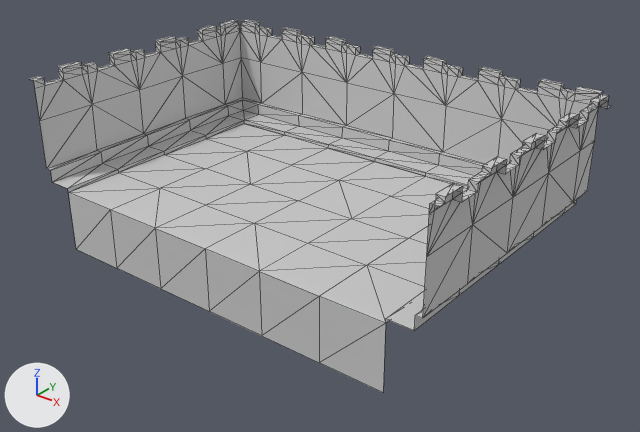
The FBX model Assets/EnvironmentArt/Kitchen.FBX as it was, and as the next commit left it.
Both versions are drawn from a 50 mm lens placed at (7.93, -9.4, 5.69), pointed at (0.29, 0.16, -0.23). Every picture has the same lights, and +X, +Y and +Z are marked at lower left. Mesh edges are drawn as thin lines. Where no turn or scale is listed for an object, it has been applied to the vertices.

Names of what the first picture shows: 'Environment'.
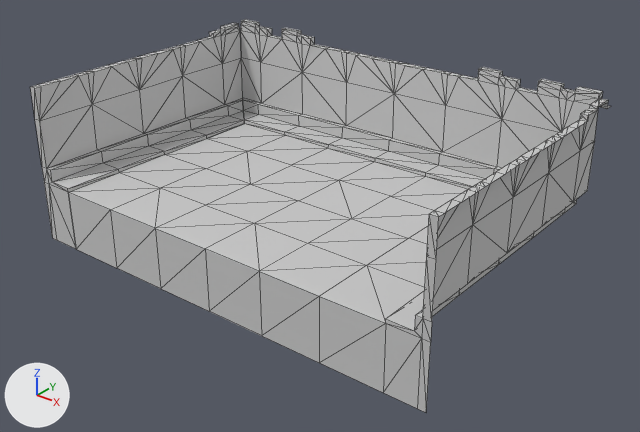
Location of each change, (x1, y1, x2, y2) in pixels of the pictures (640 x 432 px):
'Environment', reshaped
    before: (31, 19, 611, 392)
    after: (30, 19, 611, 413)
part 1 of me_mesh, cut back
    before: (31, 20, 611, 323)
    after: (30, 23, 611, 413)

Patch to the scene script:
```diff
--- a/Assets/EnvironmentArt/Kitchen.FBX.py
+++ b/Assets/EnvironmentArt/Kitchen.FBX.py
@@ me_mesh @@
 # used by ob_environment; location = (0.0, 0.0, 0.0)
-me_mesh.from_pydata(...)  # 453 vertices, 714 faces; spans x -3.62..3.62, y -2.0..2.62, z -1.0..1.77
+me_mesh.from_pydata(...)  # 358 vertices, 574 faces; spans x -3.62..3.62, y -2.0..2.62, z -1.0..1.77
+# me_mesh part 1
+# 161 vertices are removed from x -3.62..3.62, y -2.0..2.62, z 0.0..1.77
+# 368 faces are deleted
+# 9 vertices in x -3.62..3.62, y 1.81..2.12, z 1.7 move by (0.0, 0.0, -0.04)
+# 8 vertices in x -3.62..3.62, y 2.12..2.47, z 1.77 move by (0.0, 0.0, -0.06)
+# 4 vertices move from x -3.62..-3.5, y -2.0..1.88, z 1.58..1.7 to x -3.62..-3.5, y -2.0..1.81, z 1.58..1.66
+# 14 vertices are added at x -3.62..3.62, y -2.0..2.62, z 0.0..1.66
+# 10 new vertices lie (0.12, 0.0, 0.0) away from vertices in x 3.5, y -2.0..1.12, z 0.27..1.58
+# 9 new vertices lie (0.0, 0.12, 0.0) away from vertices in x -3.5..1.0, y -2.0..2.5, z 1.58..1.7
+# 10 new vertices lie (-0.12, 0.0, 0.0) away from vertices in x -3.62..-3.5, y -2.0..2.0, z 0.27..1.7
+# 10 new vertices lie (0.0, 0.35, 0.0) away from vertices in x -3.62..3.5, y -1.88..2.12, z 1.58..1.7
+# 8 new vertices lie (0.0, 0.34, 0.0) away from vertices in x -3.62..-3.5, y -1.53..1.47, z 1.58
+# 5 new vertices lie (0.0, 0.0, -1.0) away from vertices in x -3.62..3.62, y -2.0, z 0.0
+# 228 new faces join them
 me_mesh.materials.append(mat_kitchenatlas)
```
